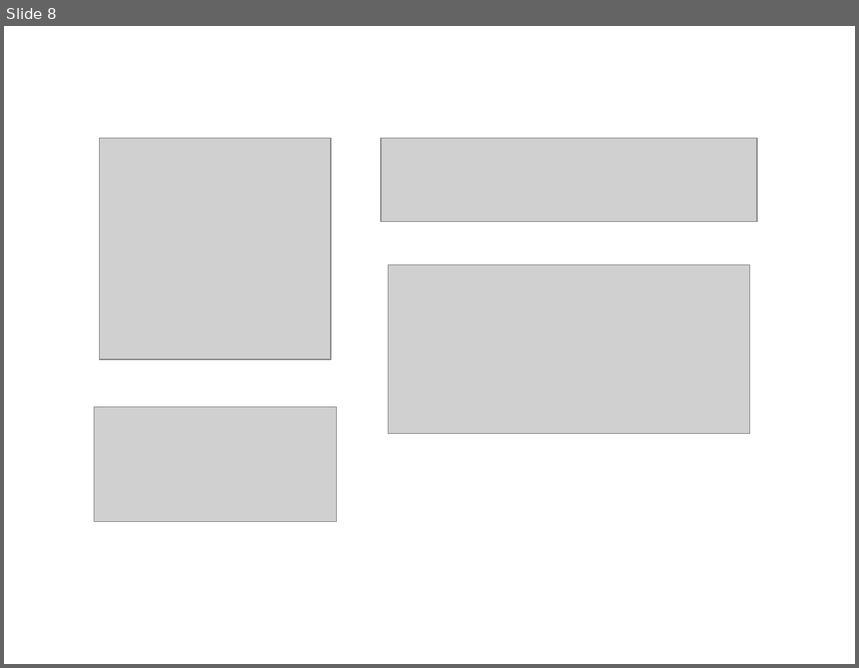
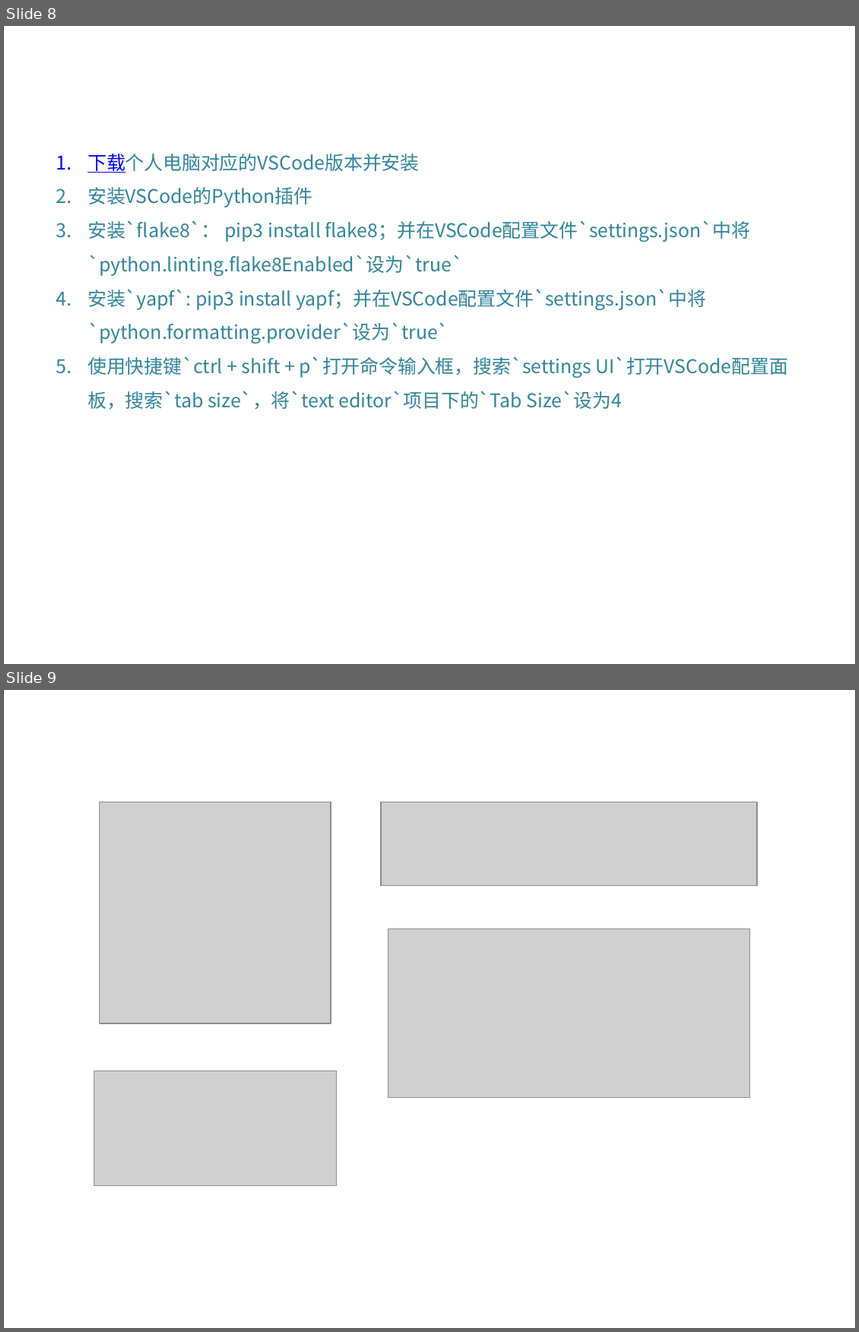
Before and after one commit to DataScienceCoding/Python-Data-Analysis, a slide deck: Python-Data-Analysis.pptx. Shown one above the other, each under a label of ours: slide 8 before the commit, slides 8 and 9 after it. The pictures are 859x668 and 859x1332 pixels, drawn with LibreOffice and Linux fonts; fonts in the diff are those of the drawing; grey boxes stand for pictures; background and template pictures are left out. Boxes give left, top, right and bottom in pixels: in the first picture for what was removed or moved away, otherwise in the second. Text is boxed around its words. In the diff, an @@ line names an element or a change of style, - is before the commit and + after.

```diff
--- a/Python-Data-Analysis.pptx
+++ b/Python-Data-Analysis.pptx
@@ slide 8 added at [4,26,855,664], background picture (left out) @@
@@ text added at [88,154,788,410], 16 pt, text #31859C @@
+1. 下载个人电脑对应的VSCode版本并安装
+2. 安装VSCode的Python插件
+3. 安装`flake8`： pip3 install flake8；并在VSCode配置文件`settings.json`中将`python.linting.flake8Enabled`设为`true`
+4. 安装`yapf`: pip3 install yapf；并在VSCode配置文件`settings.json`中将`python.formatting.provider`设为`true`
+5. 使用快捷键`ctrl + shift + p`打开命令输入框，搜索`settings UI`打开VSCode配置面板，搜索`tab size`，将`text editor`项目下的`Tab Size`设为4
@@ what was slide 8 is now slide 9 @@
```
Also in this commit, not shown: 6 slides changed, 1 other file.
